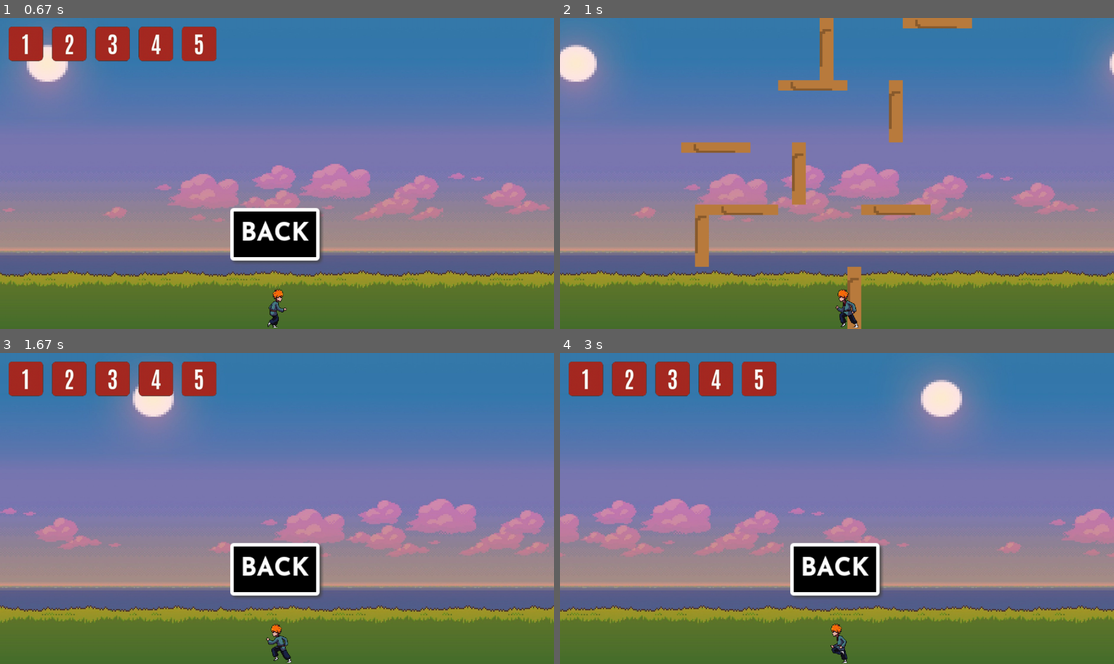
Above: before the commit, frames 1-4 (two rows, left to right).
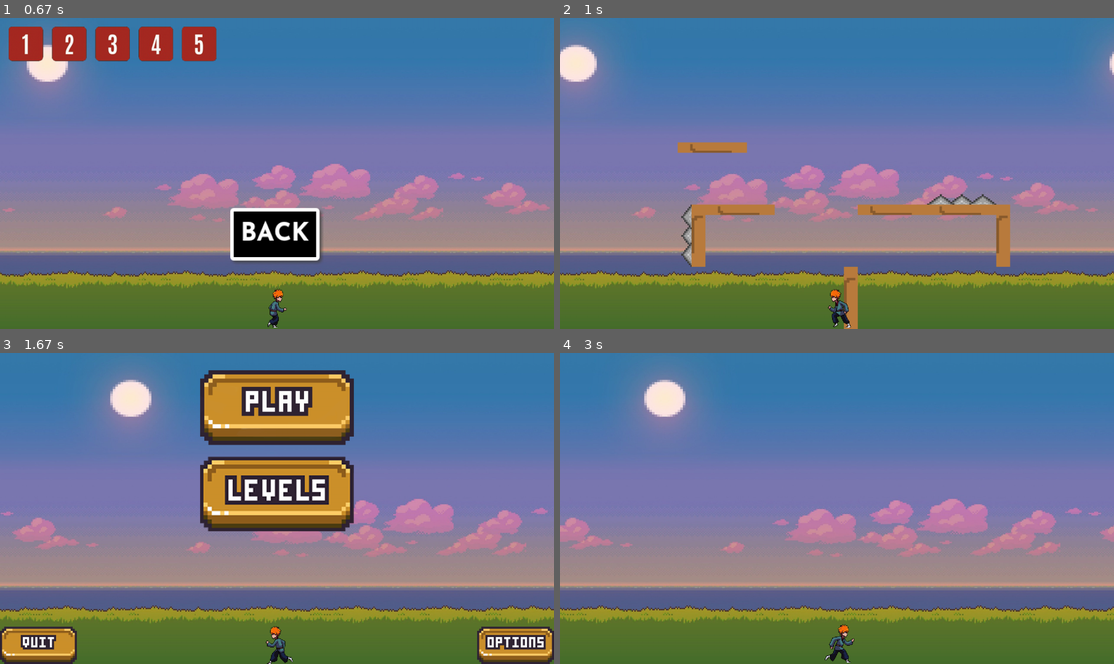
Above: after the commit, the same moments.

Repository: tluulw/pygame
Game: pygame game, started from main.py
Same seed, same stepped clock (60 frames per second), same inputs: the game is played once before the commit and once after it.
Inputs (mouse positions are in pixels of both pictures, inside the frame that each line leads up to):
- Up to frame 1 (0.67 s): click (277, 173) at 0.38 s
- Up to frame 2 (1 s): click (587, 42) at 0.72 s
- Up to frame 3 (1.67 s): tap Space at 1 s; tap Esc at 1.33 s
- Up to frame 4 (3 s): click (837, 405) at 1.72 s; move the mouse to (842, 539) at 2.03 s; tap Space at 2.07, 2.37, 2.57, 2.9 s

Frame 1 is identical in both runs. In frame 2, 4.8% of the frame differs, in the area x 21-82%, y 0-100%; in frame 3, 30%, in the area x 0-100%, y 2-100%; in frame 4, 20%.

Commit message:
with demo menu, good floor, demo spikes

Diff:
--- a/data/levels/level.txt
+++ b/data/levels/level.txt
@@ -3,3 +3,4 @@
 ........................................
 ........................................
 ...................p....................
+_
--- a/data/levels/level1.txt
+++ b/data/levels/level1.txt
@@ -1,5 +1,5 @@
-....................|....._.............
-................._.......|..............
-.........._.......|.....................
-...........|_.........._................
+........................................
+........................................
+.........._.................*...........
+..........*|_.........._...._....|......
 ...................p..|.................
--- a/main.py
+++ b/main.py
@@ -3,6 +3,7 @@
 from floor import Floor
 from menu import Menu
 from persona import Person
+from spike import Spike
 from wall import Wall
 
 if __name__ == '__main__':
@@ -22,7 +23,7 @@
     jump_sound = pygame.mixer.Sound("action_jump.mp3")
 
 
-    def level_creator(level_name, walls, obstacles):
+    def level_creator(level_name):
         cnt = 0
         with open(f'{level_name}', encoding='UTF-8') as file:
             for i in file.readlines():
@@ -33,18 +34,23 @@
                     if x == '_':
                         Floor(cnt, i.find(x), floors)
                         i = i.replace(x, '.', 1)
+                    if x == '*':
+                        if i[i.find(x) + 1] == '|':
+                            Spike(cnt, i.find(x), True, False, obstacles)
+                        else:
+                            Spike(cnt, i.find(x), False, True, obstacles)
+                        i = i.replace(x, '.', 1)
                 cnt += 1
-
-        player = Person(0)
-        return player
+        return Person(0)
 
 
-    per = level_creator('data/levels/level.txt', walls, obstacles)
+    per = level_creator('data/levels/level.txt')
 
     game_menu = True
     menu_tab = "main"
     block_hotkey = 0
     change_tab = 1
+    btn_tab = 0
 
     floor = pygame.Rect(0, 895, 1600, 5)
 
@@ -54,7 +60,7 @@
         if per.rect.colliderect(floor):
             per.floor_rect = floor
             per.on_the_floor = True
-        if per.pos[1] == 840:
+        if per.on_the_floor:
             if per.pos[0] <= 800 - 12:
                 per.pos = per.pos[0] + 12, per.pos[1]
             elif per.pos[0] >= 800 + 12:
@@ -68,12 +74,30 @@
             screen.blit(bg, (per.screen_x - 1600, 0))
         walls.update(per)
         floors.update(per)
+        obstacles.update(per)
         per.is_collide(walls, floors, obstacles, floor)
         floors.draw(screen)
         walls.draw(screen)
+        obstacles.draw(screen)
         screen.blit(per.image, per.rect)
 
-        if game_menu == True:
+        if per.is_jump:
+            per.if_is_jump()
+
+        if per.is_reverse_jump:
+            per.if_is_reverse_jump()
+
+        if per.is_run or per.is_reverse_run:
+            per.if_is_run()
+
+        if not (any((walls, obstacles, floors))):
+            game_menu = True
+            block_hotkey = 0
+            change_tab = 1
+            btn_tab = 0
+            level_creator('data/levels/level.txt')
+
+        if game_menu:
             menu = Menu(size, screen)
             if change_tab == 1:
                 btn_tab = menu.menu_rendering1()
@@ -99,39 +123,30 @@
                 change_tab = 3
 
             if btn_tab == 'lvl1_btn':
-                level_creator('data/levels/level1.txt', walls, obstacles)
+                level_creator('data/levels/level1.txt')
                 menu_tab = "main"
                 game_menu = False
                 block_hotkey = 1
             if btn_tab == 'lvl2_btn':
-                level_creator('data/levels/level2.txt', walls, obstacles)
+                level_creator('data/levels/level2.txt')
                 menu_tab = "main"
                 game_menu = False
                 block_hotkey = 1
             if btn_tab == 'lvl3_btn':
-                level_creator('data/levels/level3.txt', walls, obstacles)
+                level_creator('data/levels/level3.txt')
                 menu_tab = "main"
                 game_menu = False
                 block_hotkey = 1
             if btn_tab == 'lvl4_btn':
-                level_creator('data/levels/level4.txt', walls, obstacles)
+                level_creator('data/levels/level4.txt')
                 menu_tab = "main"
                 game_menu = False
                 block_hotkey = 1
             if btn_tab == 'lvl5_btn':
-                level_creator('data/levels/level5.txt', walls, obstacles)
+                level_creator('data/levels/level5.txt')
                 menu_tab = "main"
                 game_menu = False
                 block_hotkey = 1
-
-        if per.is_jump:
-            per.if_is_jump()
-
-        if per.is_reverse_jump:
-            per.if_is_reverse_jump()
-
-        if per.is_run or per.is_reverse_run:
-            per.if_is_run()
 
         for event in pygame.event.get():
             if event.type == pygame.QUIT:
--- a/persona.py
+++ b/persona.py
@@ -110,16 +110,24 @@
             self.on_the_wall = True
 
     def jump_landing(self):
-        if self.flip:
-            self.is_reverse_run = True
-        else:
-            self.is_run = True
-        self.default_image()
-        self.pos = self.pos[0], 840
-        self.jump_animation_cnt = 0
-        self.is_jump = False
-        self.jump_count = 10
-        self.per_run_speed = 10
+        if self.is_jump:
+            if self.flip:
+                self.is_reverse_run = True
+            else:
+                self.is_run = True
+            self.default_image()
+            self.pos = self.pos[0], self.floor_rect[1] - 50
+            self.jump_animation_cnt = 0
+            self.is_jump = False
+            self.jump_count = 10
+            self.per_run_speed = 10
+        else:
+            self.jump_animation_cnt = 5
+            self.jump_count = 0
+            if self.flip:
+                self.is_reverse_jump = True
+            else:
+                self.is_jump = True
 
     def jump_upping(self):
         if self.jump_count % 2 == 0 and self.jump_count != -10:
@@ -131,16 +139,6 @@
         else:
             self.jump_count -= 1
 
-    def jump_reverse_upping(self):
-        if self.jump_count % 2 == 0 and self.jump_count != -10:
-            self.jump_animation_cnt += 1
-            self.jump_animation()
-        self.jump()
-        if self.b_d:
-            self.jump_count -= 0.25
-        else:
-            self.jump_count -= 1
-
     def reverse_jump_landing(self):
         if self.flip:
             self.is_reverse_run = True
@@ -169,7 +167,7 @@
         if self.pos[1] > (self.floor_rect[1] + self.floor_rect[3]):
             self.reverse_jump_landing()
         else:
-            self.jump_reverse_upping()
+            self.jump_upping()
 
     def if_is_run(self):
         self.run_animation_cnt += 1
@@ -202,10 +200,12 @@
         if not pygame.sprite.spritecollideany(self, floors):
             self.floor_rect = floor
         if not pygame.sprite.spritecollideany(self, floors) and not self.rect.colliderect(
-                floor) and not pygame.sprite.spritecollideany(self, walls) and self.jump_count == 10:
+                floor) and not pygame.sprite.spritecollideany(self,
+                                                              walls) and not self.is_jump and not self.is_reverse_jump:
             self.is_run = False
             self.is_reverse_run = False
             self.on_the_floor = False
+            self.jump_landing()
         for el in walls:
             if self.rect.colliderect(el.left_border):
                 self.per_run_speed = 0
@@ -216,3 +216,11 @@
         for el in floors:
             if self.rect.colliderect(el.top_border):
                 self.floor_collide(el.top_border)
+        for el in obstacles:
+            if self.rect.colliderect(el.rect):
+                for sprite in walls:
+                    sprite.kill()
+                for sprite in floors:
+                    sprite.kill()
+                for sprite in obstacles:
+                    sprite.kill()
--- /dev/null
+++ b/spike.py
@@ -0,0 +1,24 @@
+import pygame
+
+
+class Spike(pygame.sprite.Sprite):
+    def __init__(self, y, x, wall, floor, *group):
+        super().__init__(*group)
+        self.image = pygame.image.load('data/spikes.png')
+        self.image.set_colorkey(self.image.get_at((0, 0)))
+        if wall:
+            self.pos = x * 40 + 10, y * 180
+            self.image = pygame.transform.rotate(self.image, 90)
+            self.image = pygame.transform.scale(self.image, (30, 180))
+            self.rect = pygame.Rect(self.pos[0], self.pos[1], 30, 180)
+        elif floor:
+            self.pos = x * 40, y * 180 + 150
+            self.image = pygame.transform.scale(self.image, (200, 30))
+            self.rect = pygame.Rect(self.pos[0], self.pos[1], 200, 30)
+
+    def update(self, per):
+        if per.flip:
+            self.pos = self.pos[0] + per.per_run_speed, self.pos[1]
+        else:
+            self.pos = self.pos[0] - per.per_run_speed, self.pos[1]
+        self.rect = pygame.Rect(self.pos[0], self.pos[1], self.rect[2], self.rect[3])
Binary file added: data/spikes.png
